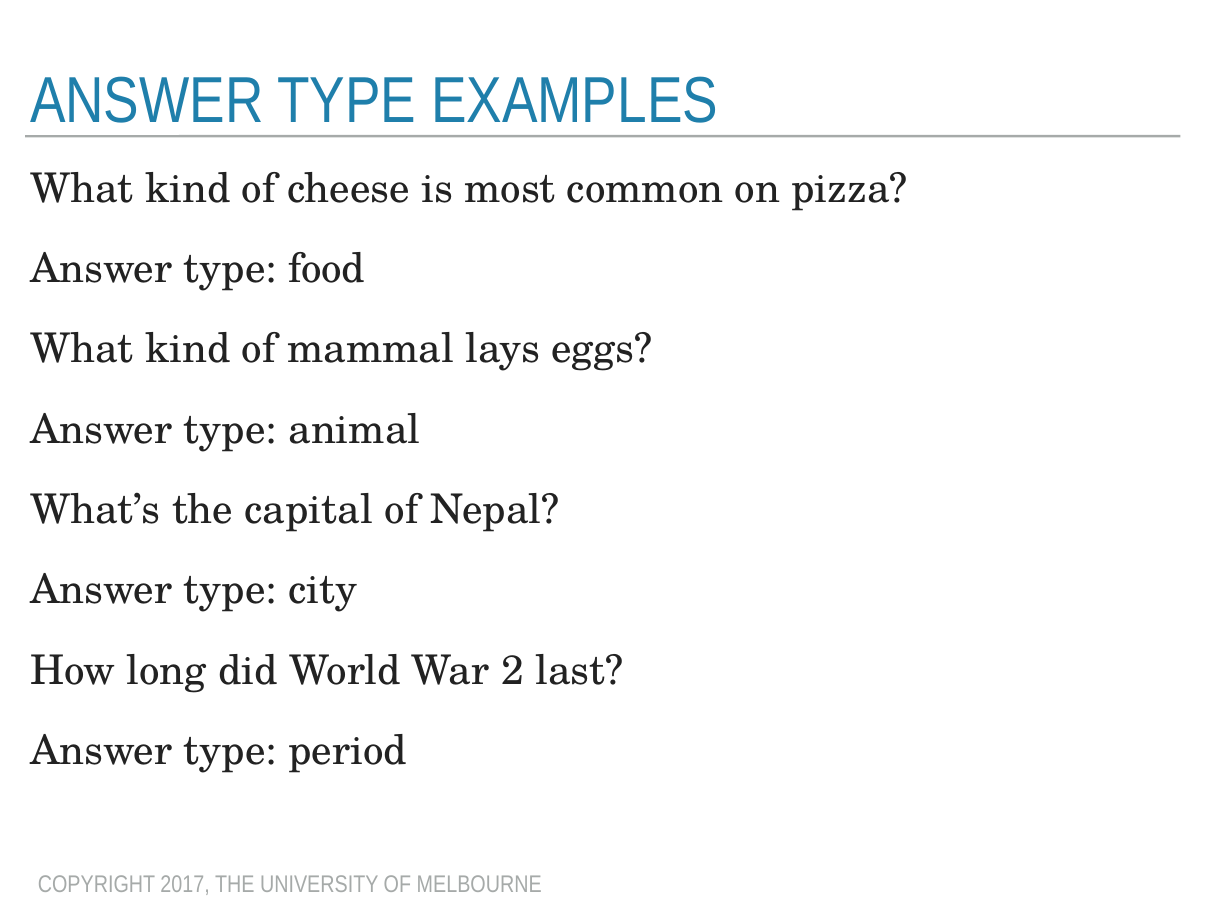
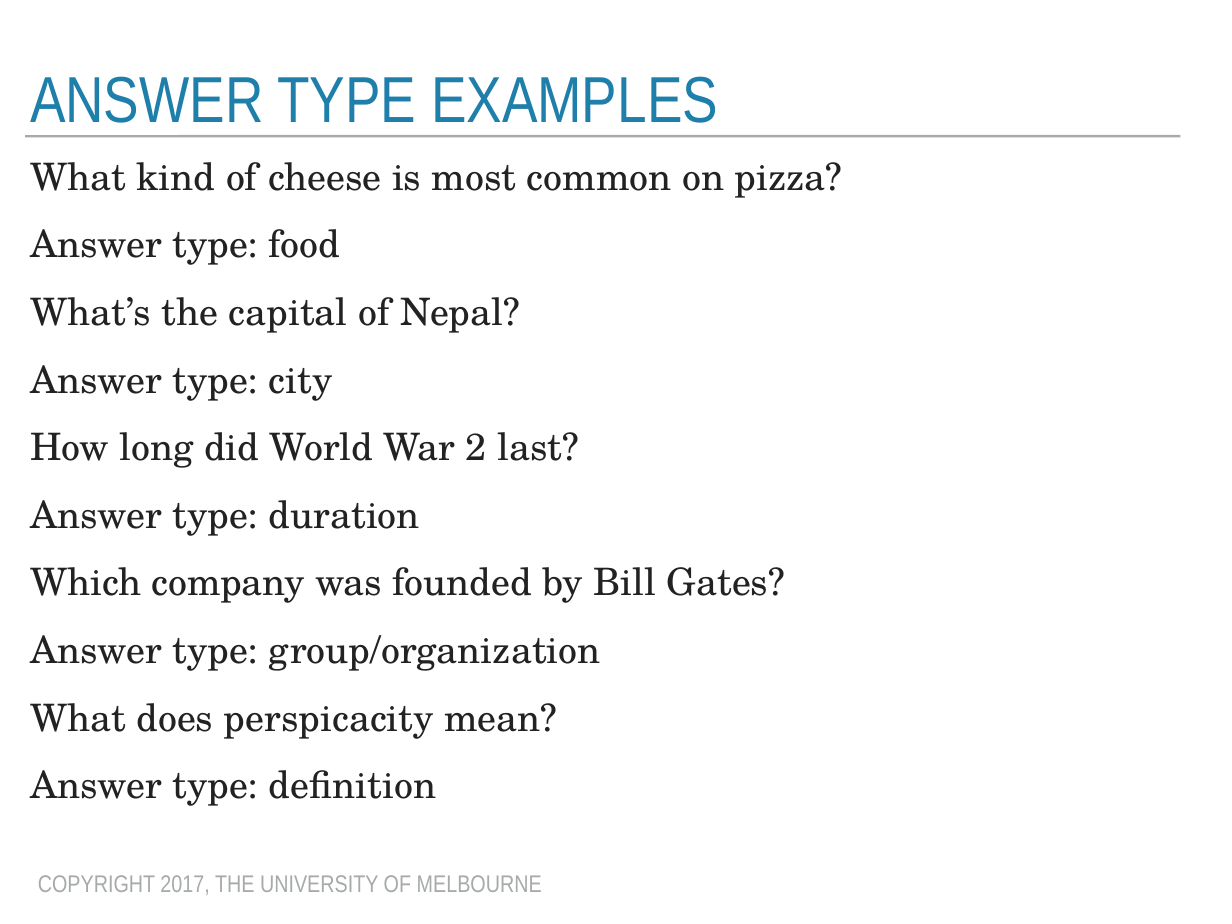
Before and after one commit to trevorcohn/comp90042, a slide deck: slide 13 of slides/WSTA_L12_question answering.pptx (slide 12 before the commit). Drawn at 1232x924 pixels with LibreOffice and Linux fonts; fonts in the diff are those of the drawing. Boxes give left, top, right and bottom in pixels: in the first picture for what was removed or moved away, otherwise in the second. Text is boxed around its words. In the diff, an @@ line names an element or a change of style, - is before the commit and + after.

```diff
--- a/slides/WSTA_L12_question answering.pptx
+++ b/slides/WSTA_L12_question answering.pptx
@@ text at bbox=[30, 162, 843, 468]: size 34 to 31.4 pt in "What kind of cheese is most common ...", "Answer type: food", "What’s the capital of Nepal?", "Answer type: city" and 1 more places; line spacing 1 to 0.8 @@
@@ text at bbox=[30, 332, 653, 452]: paragraphs removed @@
-What kind of mammal lays eggs?
-Answer type: animal
@@ text at bbox=[30, 500, 785, 806]: text changed; size 34 to 31.4 pt @@
-Answer type: period
+Answer type: duration
+Which company was founded by Bill Gates?
+Answer type: group/organization
+What does perspicacity mean?
+Answer type: definition
```
Also in this commit, not shown: 17 other slides changed, 2 slides added, 2 other files.
